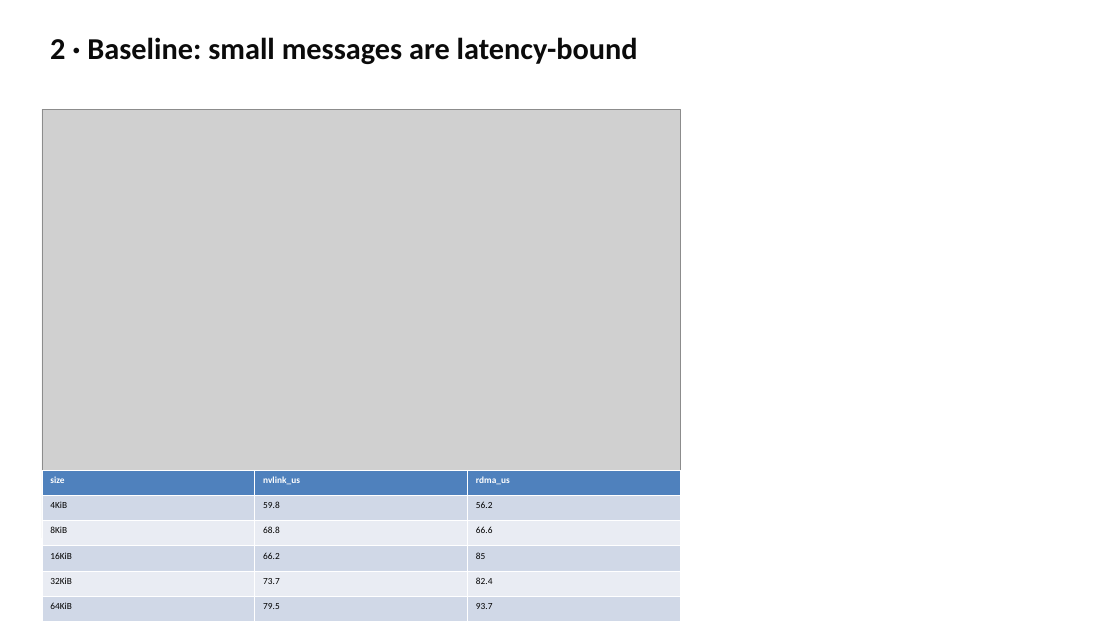
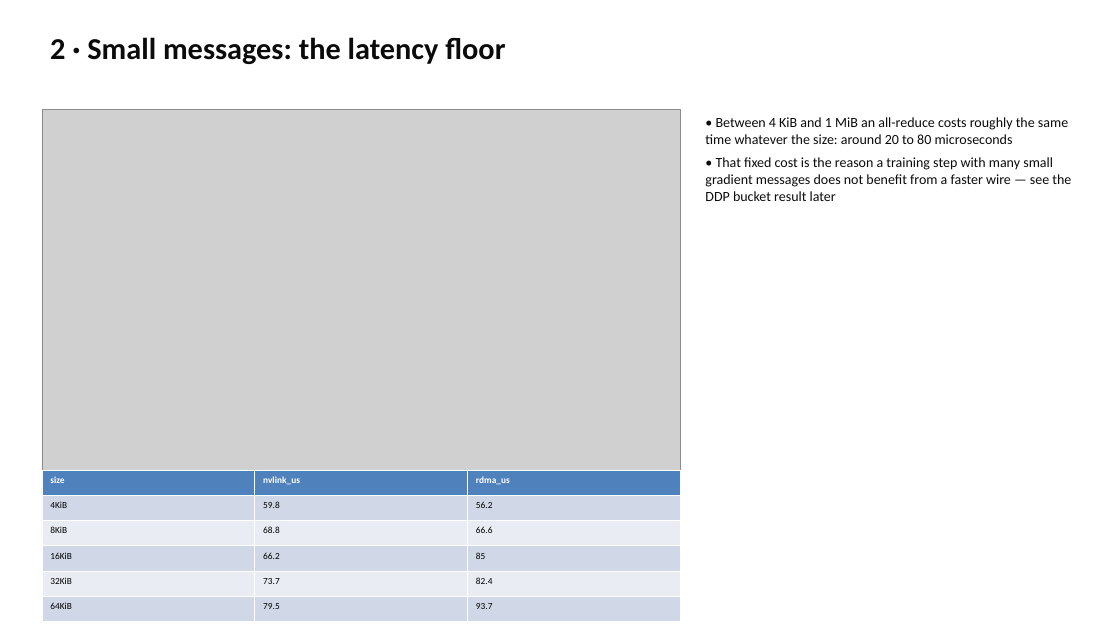
Before and after one commit to drkennetz/nccl_to_training_walkthrough, a slide deck: slide 5 of slides/compass.pptx (slide 6 before the commit). Drawn at 1120x630 pixels with LibreOffice and Linux fonts; fonts in the diff are those of the drawing; grey boxes stand for pictures. Boxes give left, top, right and bottom in pixels: in the first picture for what was removed or moved away, otherwise in the second. Text is boxed around its words. In the diff, an @@ line names an element or a change of style, - is before the commit and + after.

```diff
--- a/slides/compass.pptx
+++ b/slides/compass.pptx
@@ text at box(50, 37, 505, 64): text changed @@
-2 · Baseline: small messages are latency-bound
+2 · Small messages: the latency floor
@@ text added at box(705, 117, 1071, 201), 12 pt, text #0B0B0B @@
+• Between 4 KiB and 1 MiB an all-reduce costs roughly the same time whatever the size: around 20 to 80 microseconds
+• That fixed cost is the reason a training step with many small gradient messages does not benefit from a faster wire — see the DDP bucket result later
```
Also in this commit, not shown: 8 other slides changed, 1 slide added, 3 slides removed, 6 other files.
